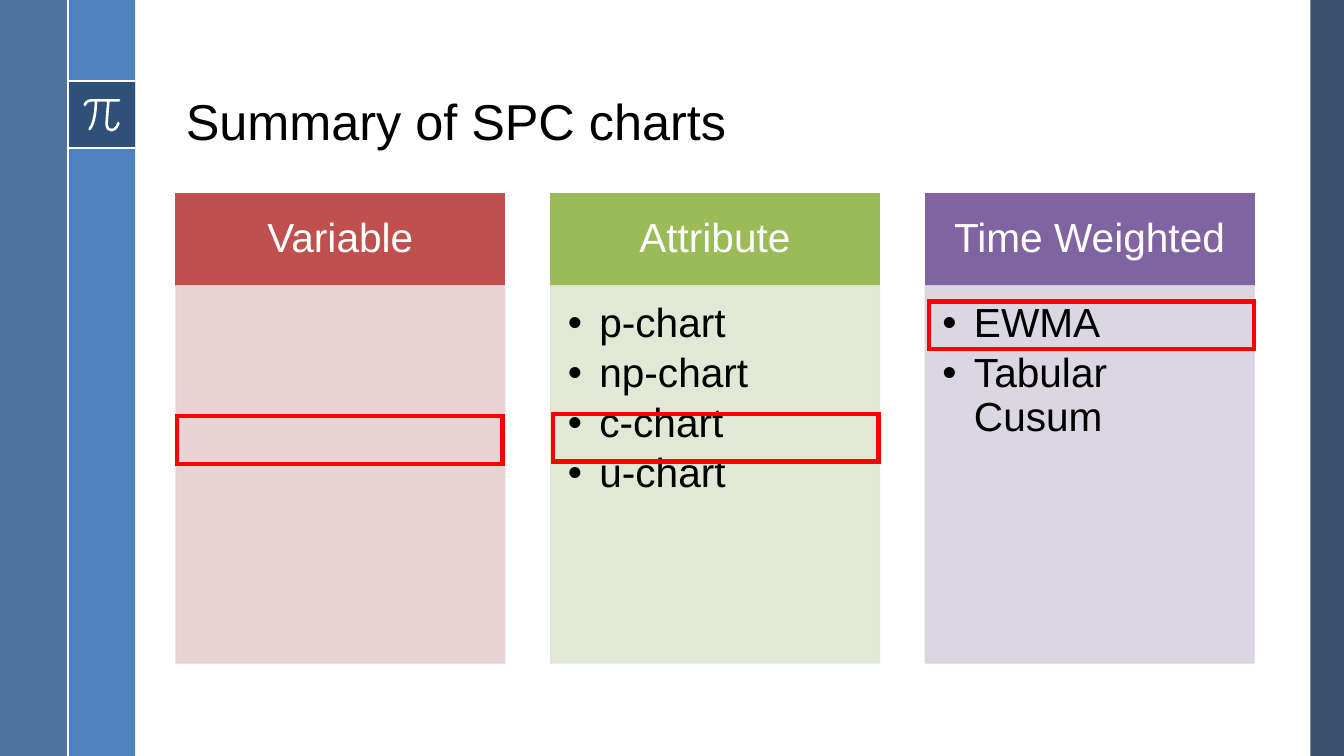
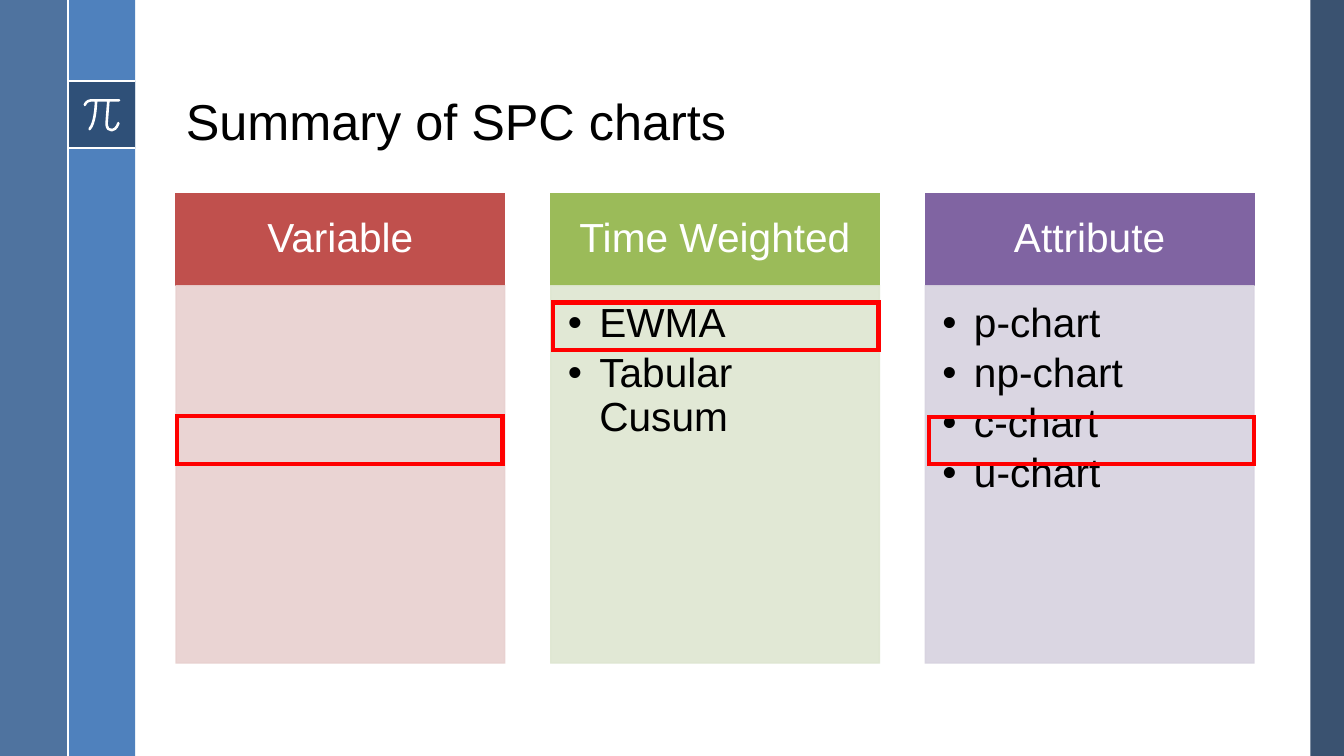
Before and after one commit to howewenann/spc_charts, a slide deck: slide 6 of reports/Statistical Process Control.pptx. Drawn at 1344x756 pixels with LibreOffice and Linux fonts; fonts in the diff are those of the drawing. Boxes give left, top, right and bottom in pixels: in the first picture for what was removed or moved away, otherwise in the second. Text is boxed around its words. In the diff, an @@ line names an element or a change of style, - is before the commit and + after.

```diff
--- a/reports/Statistical Process Control.pptx
+++ b/reports/Statistical Process Control.pptx
@@ text "Time Weighted": place and size @@
-text "Time Weighted" at <box>954,222,1225,260</box>
+text "Time Weighted" at <box>579,222,850,260</box>
@@ text "Attribute": place and size @@
-text "Attribute" at <box>639,222,790,253</box>
+text "Attribute" at <box>1014,222,1165,253</box>
@@ text "EWMA": place and size @@
-text "EWMA" at <box>974,309,1107,432</box>
+text "EWMA" at <box>599,309,732,432</box>
@@ text "p-chart": place and size @@
-text "p-chart" at <box>599,307,748,488</box>
+text "p-chart" at <box>974,307,1123,488</box>
@@ rectangle: place and size @@
-rectangle at <box>553,414,878,462</box>
+rectangle at <box>553,302,878,350</box>
@@ rectangle: place and size @@
-rectangle at <box>929,301,1254,349</box>
+rectangle at <box>929,416,1254,464</box>
```
Also in this commit, not shown: 11 other slides changed, 9 slides added, 2 slides removed, 9 other files.
